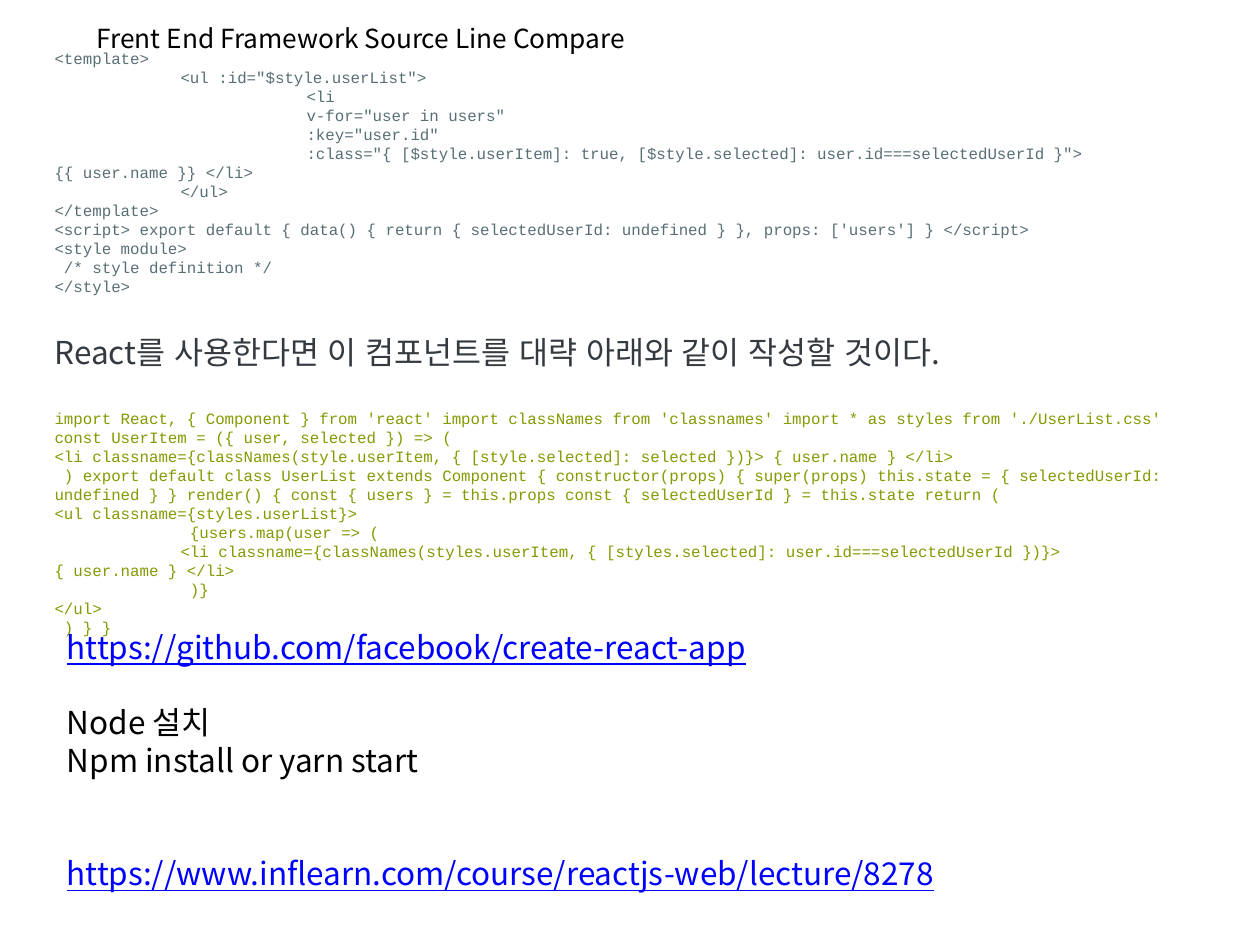
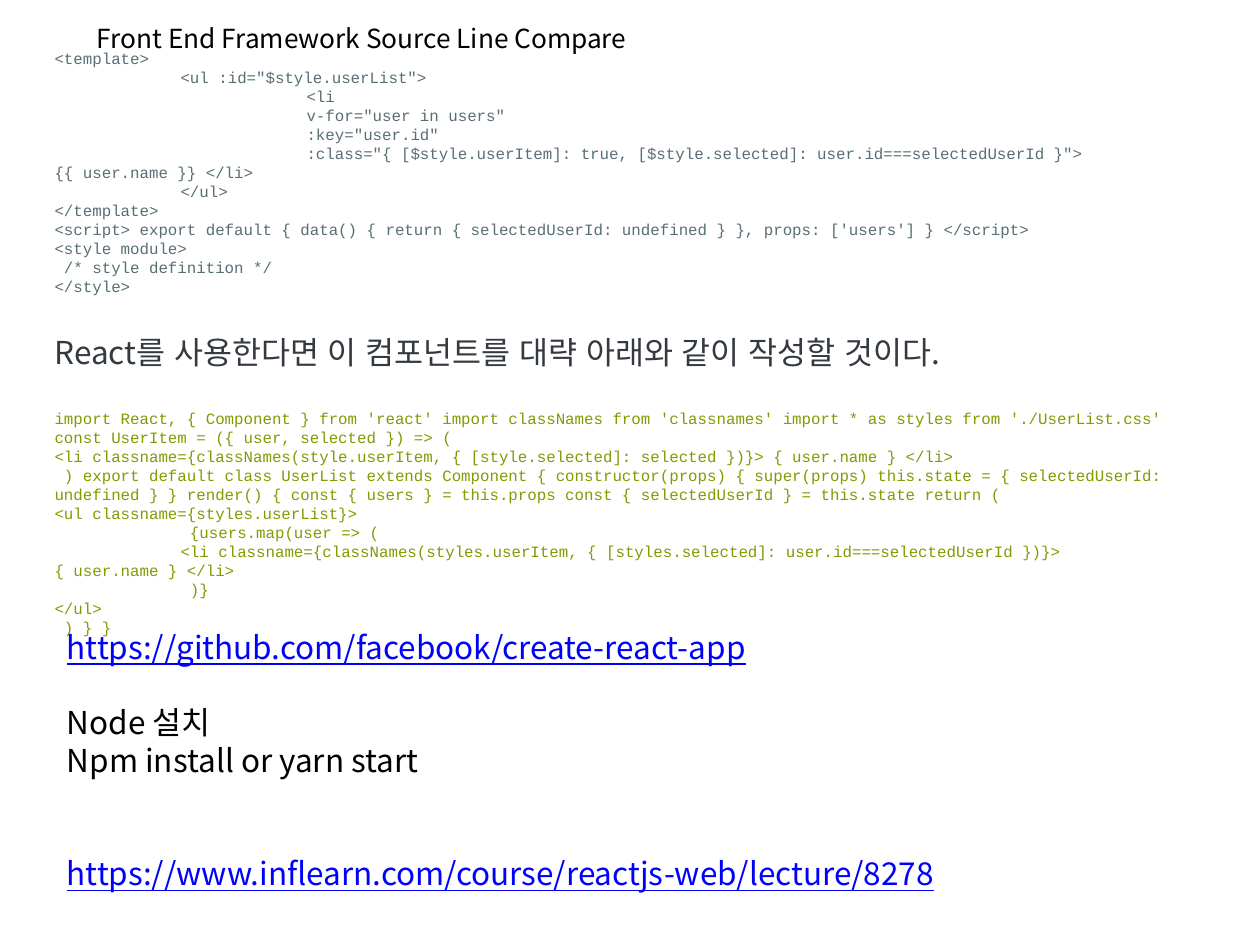
Before and after one commit to zipdrv85/vueStudy, a slide deck: slide 6 of doc/2주차 스터디 vue react anguler.pptx. Drawn at 1260x945 pixels with LibreOffice and Linux fonts; fonts in the diff are those of the drawing; background and template pictures are left out. Boxes give left, top, right and bottom in pixels: in the first picture for what was removed or moved away, otherwise in the second. Text is boxed around its words. In the diff, an @@ line names an element or a change of style, - is before the commit and + after.

```diff
--- a/doc/2주차 스터디 vue react anguler.pptx
+++ b/doc/2주차 스터디 vue react anguler.pptx
@@ text at [97, 27, 626, 55]: text changed @@
-Frent End Framework Source Line Compare
+Front End Framework Source Line Compare
```
Also in this commit, not shown: 4 other slides changed, 2 other files.
